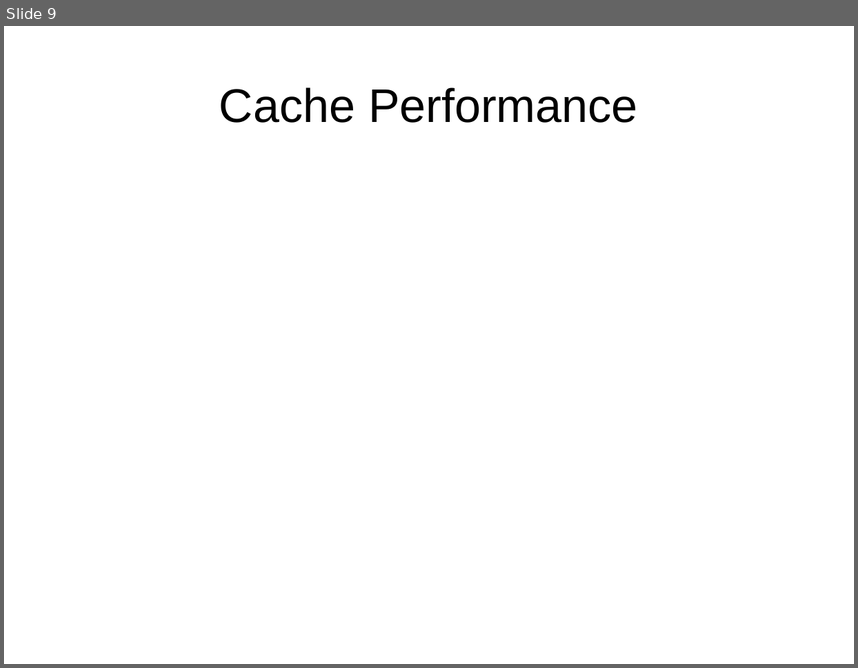
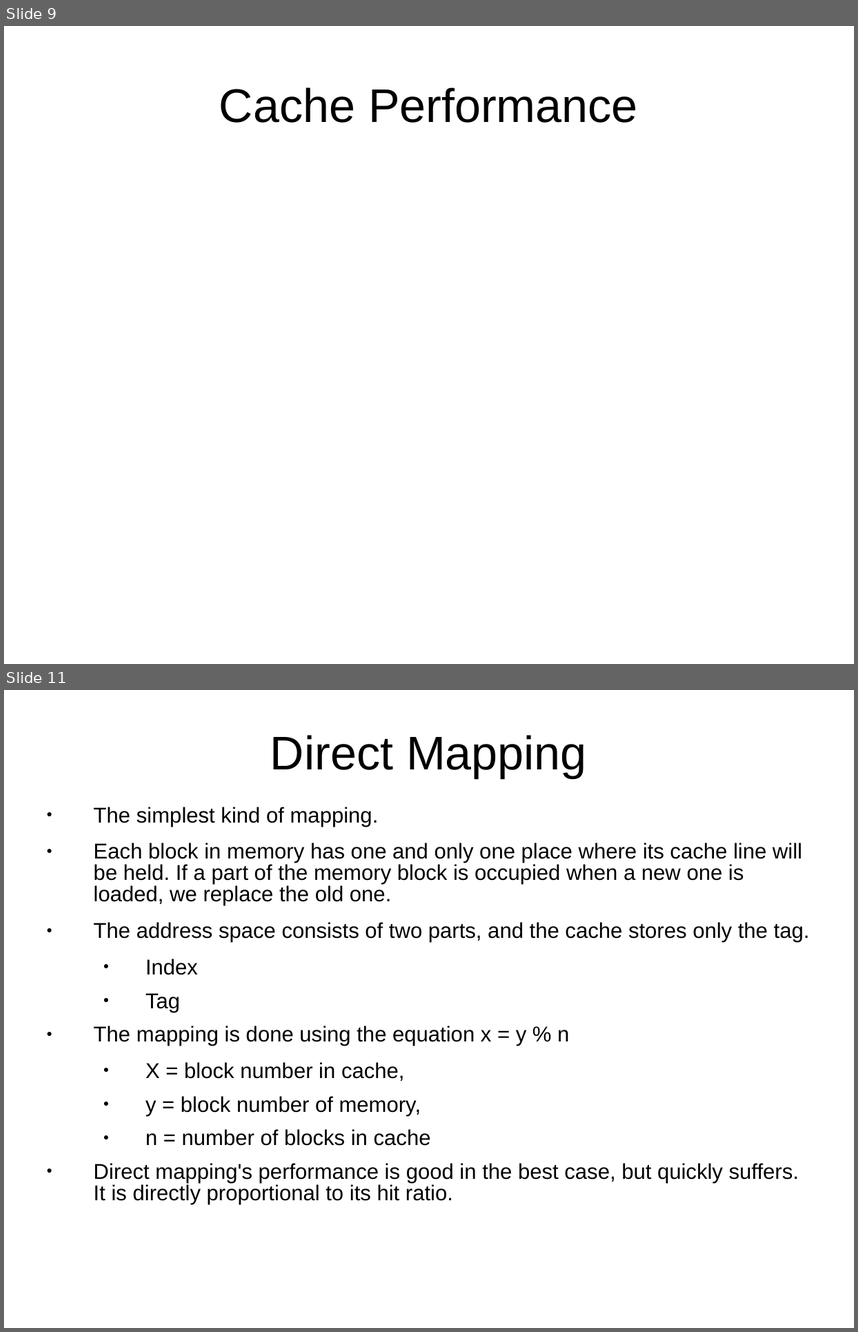
Before and after one commit to Gibbedboy/CSCI-460-Presentation, a slide deck: CacheMemory.ppt. Shown one above the other, each under a label of ours: slide 9 before the commit, slides 9 and 11 after it; the slides between them are not shown. The pictures are 858x668 and 858x1332 pixels, drawn with LibreOffice and Linux fonts; fonts in the diff are those of the drawing. Boxes give left, top, right and bottom in pixels: in the first picture for what was removed or moved away, otherwise in the second. Text is boxed around its words. In the diff, an @@ line names an element or a change of style, - is before the commit and + after.

```diff
--- a/CacheMemory.ppt
+++ b/CacheMemory.ppt
@@ slide 11 added at (4,690,854,1328), background #FFFFFF @@
@@ title added at (270,735,587,778), 44 pt, text #000000 @@
+Direct Mapping
@@ text added at (94,807,810,1204), 20 pt, text #000000 @@
+● The simplest kind of mapping.
+● Each block in memory has one and only one place where its cache line will be held. If a part of the memory block is occupied when a new one is loaded, we replace the old one.
+● The address space consists of two parts, and the cache stores only the tag.
+  ● Index
+  ● Tag
+● The mapping is done using the equation x = y % n
+  ● X = block number in cache,
+  ● y = block number of memory,
+  ● n = number of blocks in cache
+● Direct mapping's performance is good in the best case, but quickly suffers. It is directly proportional to its hit ratio.
```
Also in this commit, not shown: 3 other slides added, 4 slides removed, 1 other file.
